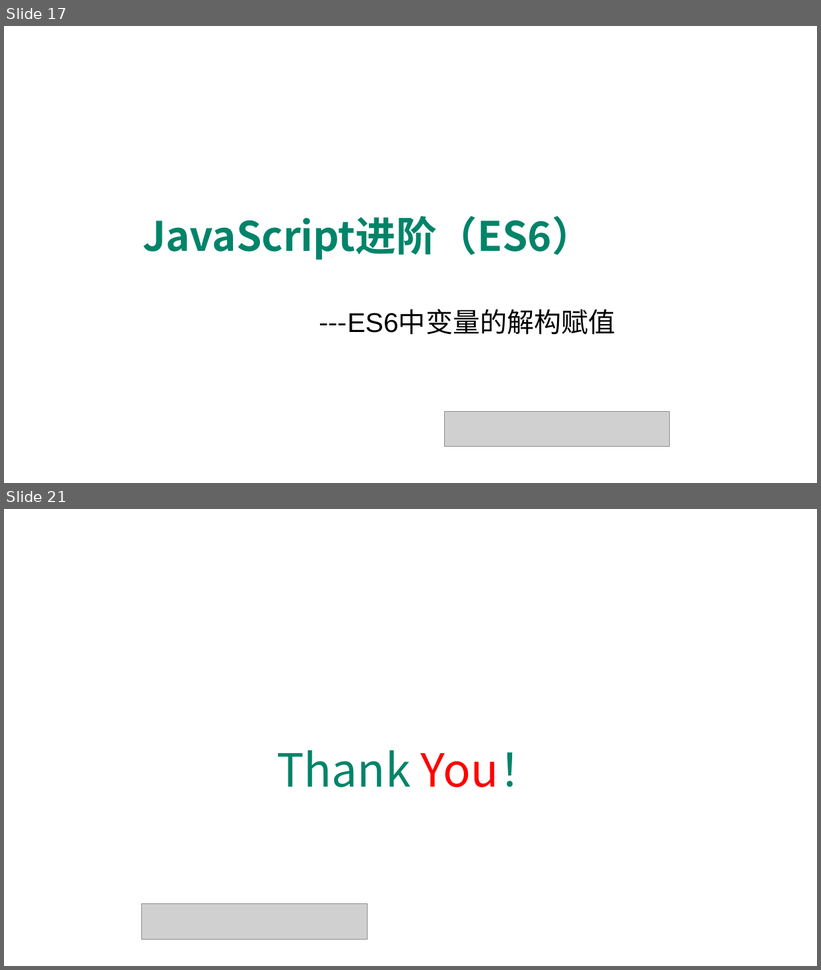
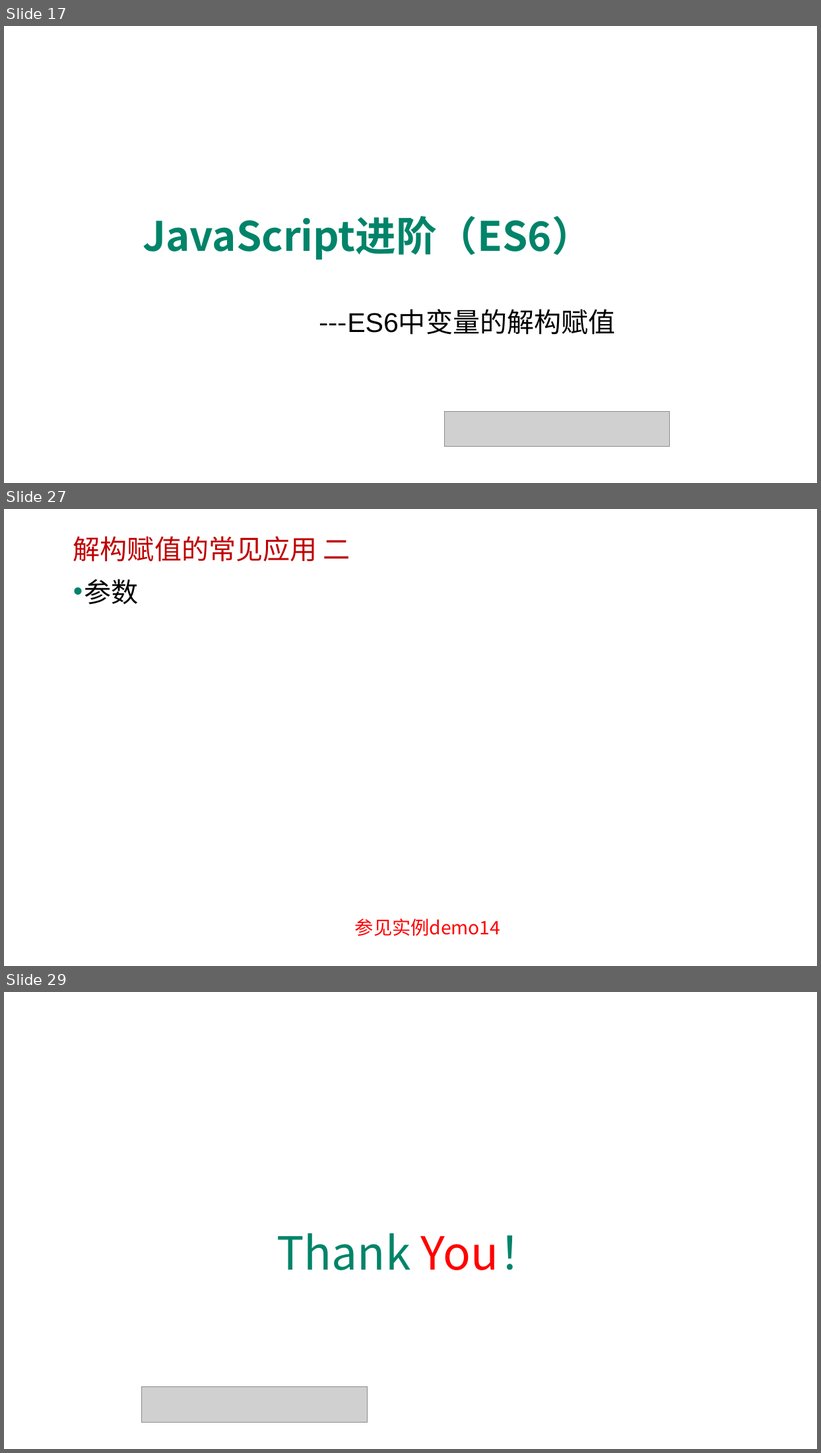
Before and after one commit to edu2act/course-javascript-advanced, a slide deck: 课程PPT/13.ECMAScript 6 一.pptx. Shown one above the other, each under a label of ours: slides 17 and 21 before the commit, slides 17, 27 and 29 after it; the slides between them are not shown. The pictures are 821x970 and 821x1453 pixels, drawn with LibreOffice and Linux fonts; fonts in the diff are those of the drawing; grey boxes stand for pictures; background and template pictures are left out. Boxes give left, top, right and bottom in pixels: in the first picture for what was removed or moved away, otherwise in the second. Text is boxed around its words. In the diff, an @@ line names an element or a change of style, - is before the commit and + after.

```diff
--- a/课程PPT/13.ECMAScript 6 一.pptx
+++ b/课程PPT/13.ECMAScript 6 一.pptx
@@ slide 27 added at <box>4,509,817,966</box>, background picture (left out) @@
@@ text added at <box>73,536,350,562</box>, 32 pt, text #C00000 @@
+解构赋值的常见应用 二
@@ text added at <box>85,579,139,605</box>, 32 pt, text #000000 @@
+• 参数
@@ text added at <box>355,919,500,937</box>, 22 pt, text #FF0000 @@
+参见实例demo14
@@ what was slide 21 is now slide 29 @@
```
Also in this commit, not shown: 3 slides changed, 7 other slides added, 6 other files.
